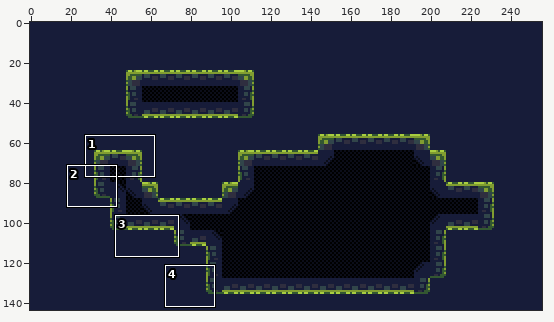
Sprite sheet -- levels/World1/simplified/Level_0/_composite.png. Above: a wide view before the commit, with the close-up outlined.
Close-up. Before the edit:
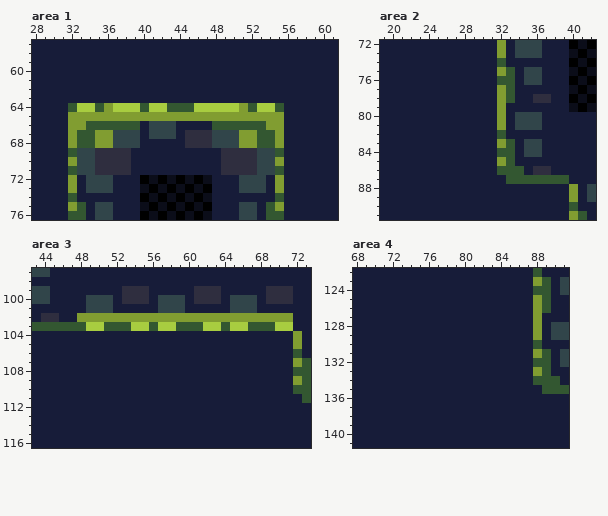
The file is 256x144 pixels. Shown: area 1: x 28..61, y 57..76; area 2: x 19..42, y 72..91; area 3: x 43..73, y 97..116; area 4: x 68..91, y 122..141. The commit also changed other parts of the picture, which this record leaves out.
And afterwards:
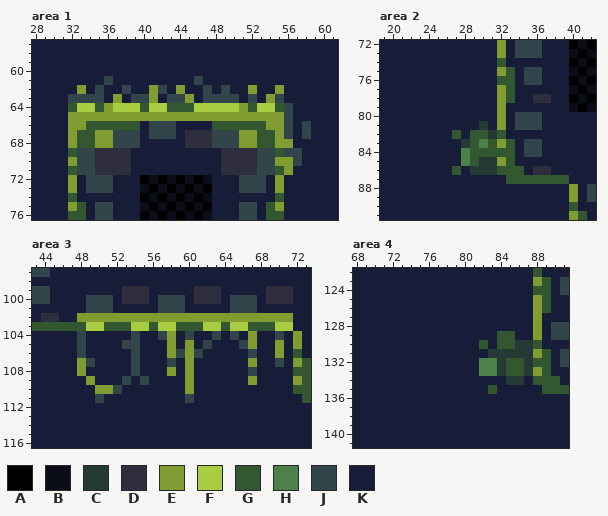
Palette (. is transparent): A #000000  B #0b0d19  C #253935  D #2f2e3f  E #819d31  F #a8cd40  G #335731  H #4c8149  J #31454a  K #171c39
What changed:
Changed rows in their new state; - is an unchanged pixel.
Area 1:
first column x 32:
61 ----J---------J------------
62 -E-J--J--EJ-E--J-J--E--E---
63 JJJJ-E-JJE-JJE-JJJJ-J-EJ---
64 ------------------------J--
65 ------------------------J--
66 ------------------------J-J
67 ------------------------J-J
68 ------------------------E--
69 ------------------------JJ-
70 ------------------------EJ-
71 ------------------------E--
Area 2:
first column x 27:
81 ---C-
82 G-GGC
83 -CGHG
84 -HGGG
85 -HGCC
86 G-CCC
Area 3:
first column x 48:
104 J-----J--JE-J--J-J-E--J
105 J----JJ---E-E-J---JE--E
106 J-----J---EJEJ-----J--E
107 EJ----J---J-E------E--J
108 E-----J---E-E------J---
109 -E---J-J----E------E---
110 --EEJ-------E----------
111 --J---------J----------
Area 4:
first column x 82:
129 --GG--
130 G-GGCC
131 -CCCCC
132 HHCGGC
133 HHCGGC
134 ---CC-
135 -G----
Boxes around the changes in both close-ups, in picture pixels (x1, y1, x2, y2):
changed: (68, 76, 311, 175)
changed: (452, 121, 497, 175)
changed: (77, 331, 284, 403)
changed: (479, 331, 533, 394)
